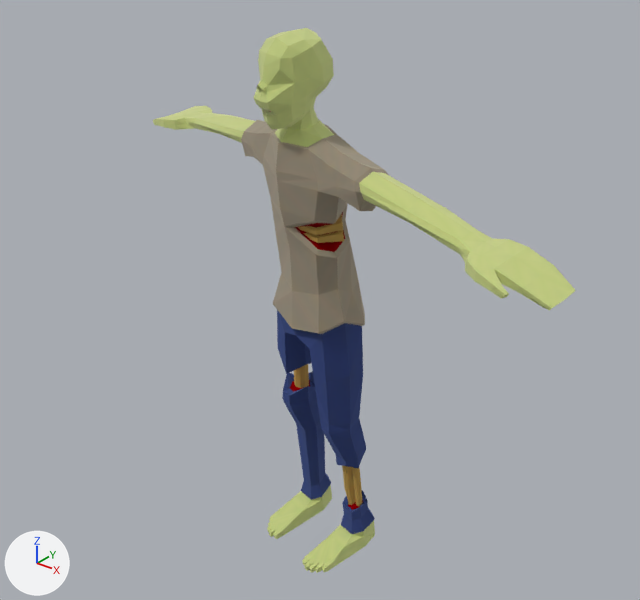
The glTF model content/Models/Zombie/ZombieSmooth.gltf: old version first, new version second.
Before and after are seen from a camera (50 mm lens) standing at (7.01, -8.54, 9.12) and looking at (-0.03, 0.27, 3.66). The lights are fixed; the arrows at lower left show +X, +Y and +Z. Vertices at the same position are counted once.

Names of what the first picture shows: 'Zombie_Cylinder'.
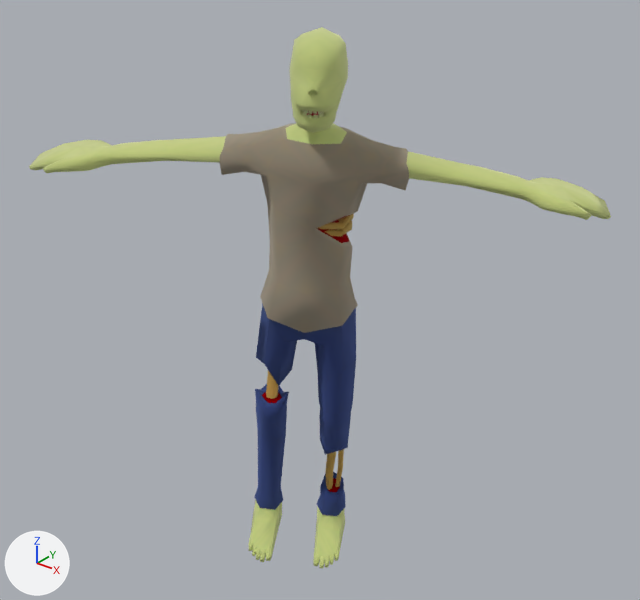
Edits to the bpy script that builds the scene:
```text
Change me_zombie_cylindermesh:
    where me_zombie_cylindermesh.from_pydata(...)  # 1054 vertices, 2116 faces; spans x -3.43..3.62, y -0.99..1.12, z -0.74..6.97
    used by ob_zombie_cylinder; location = (0.0, 0.0, -0.02); scale = (1.07, 1.07, 1.07)
    me_zombie_cylindermesh part 1: all faces are now shaded smooth (1905 of 2116 changed)
Change ob_zombie_cylinder:
    ob_zombie_cylinder.rotation_euler: (0.0, 0.0, 0.0) -> (0.0, 0.0, 0.785)  # degrees (0, 0, 0) -> degrees (0, 0, 45)
```

Where the change shows, as pixel boxes (x1, y1, x2, y2) in the pictures (640 x 600 px):
'Zombie_Cylinder', shading changed, turned
    before: (153, 28, 576, 573)
    after: (29, 27, 611, 569)
